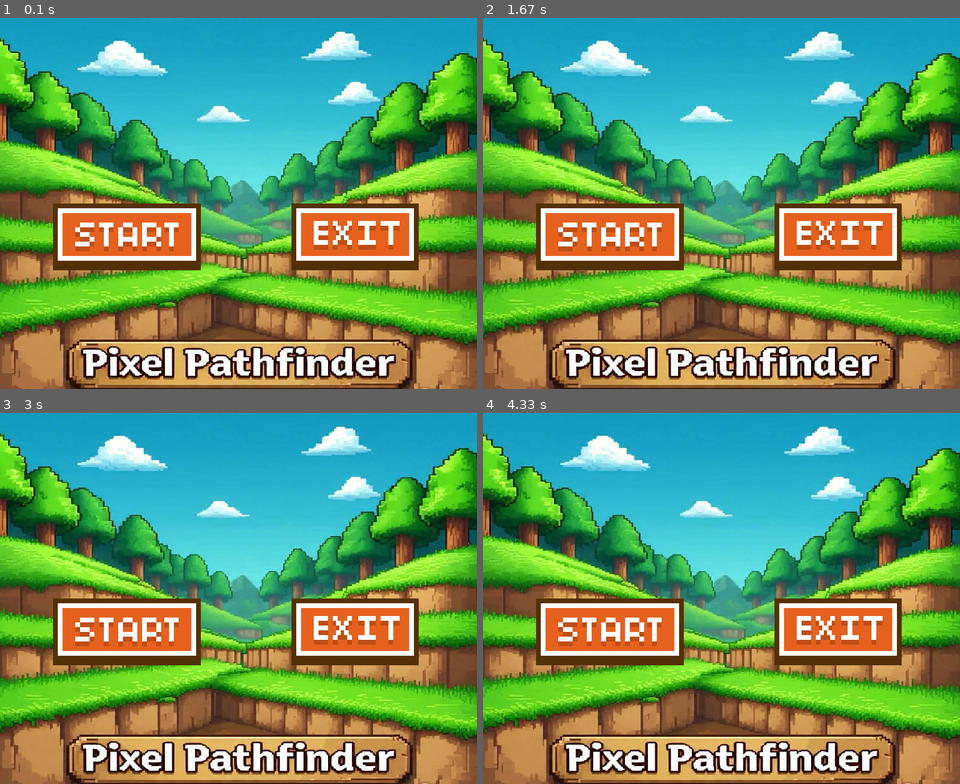
Above: before the commit, frames 1-4 (two rows, left to right).
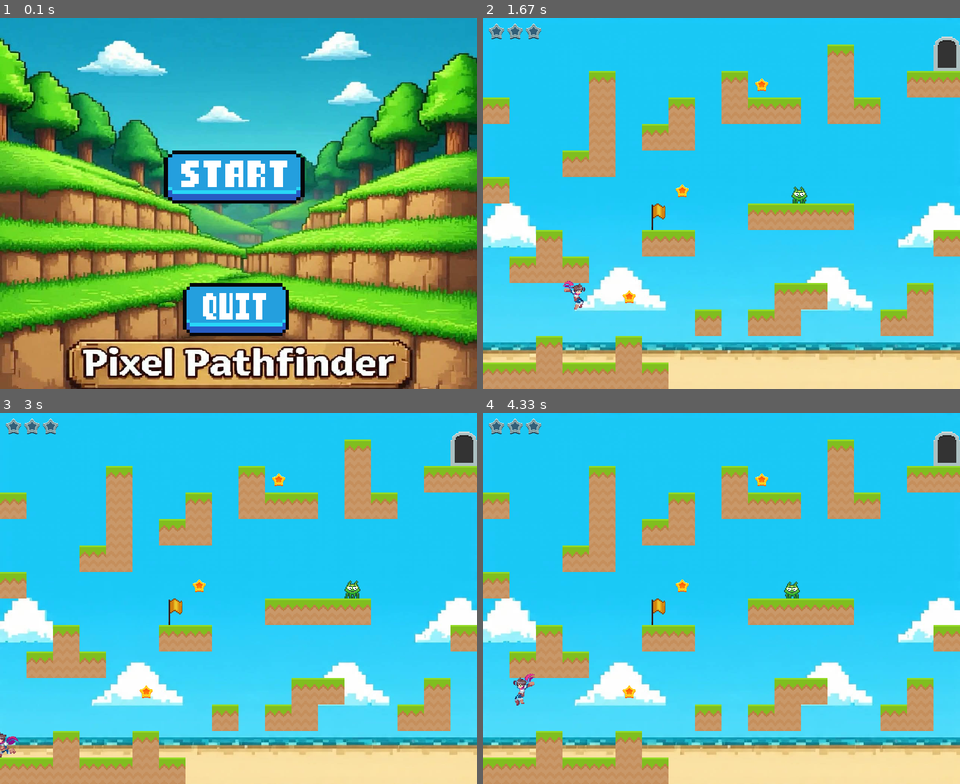
Above: after the commit, the same moments.

Repository: 8mvr/Python-pygame
Game: pygame game, started from main.py
The game is run twice, just before and just after one commit, with the same random seed, the same clock (stepped at 60 frames per second) and the same inputs.
Inputs (mouse positions are in pixels of both pictures, inside the frame that each line leads up to):
- Up to frame 1 (0.1 s): no input
- Up to frame 2 (1.67 s): click (683, 177) at 0.38 s; hold P 0.67-1.13 s; hold Right 0.67-1.13 s; move the mouse to (726, 229) at 0.7 s; hold Right 1.17-1.63 s; tap Space at 1.23, 1.53 s
- Up to frame 3 (3 s): hold Right 1.67-2.13 s; tap Space at 1.73, 2.03, 2.23, 2.53, 2.8 s; hold Left 2.17-2.7 s; hold Left from 2.73 s (still down)
- Up to frame 4 (4.33 s): tap Space at 3.1, 3.23, 3.53, 3.9, 4.2 s; release Left at 3.13 s; hold Right 3.17-3.8 s; hold Left 3.83-4.3 s

The runs differ from the first frame. In frame 1, 18% of the frame differs, in the area x 11-88%, y 35-86%; in frame 2, 99%, in the area x 0-100%, y 0-100%; in frame 3, 99%; in frame 4, 99%.

Commit message:
Add new assets: button_resume.png, enemies-spritesheet.png, and flag.gif
- Introduced button_resume.png to enhance UI functionality.
- Added enemies-spritesheet.png for improved enemy character animations.
- Included flag.gif for terrain elements in the game environment.

Diff:
--- a/main.py
+++ b/main.py
@@ -33,6 +33,7 @@
 GRAVITY = 0.5
 JUMP = -10.5
 GROUND = SCREEN_HEIGHT + 10
+MAX_HEALTH = 100
 
 tile_size = 50
 game_over = 0
@@ -40,18 +41,43 @@
 level = 1
 score = 0
 current_lvl = 0
-
-# ==================== IMAGES ====================
+life = 3
+game_paused = False
+
+# ==================== SPRITE ShEET IMAGES ====================
 character_sprite = pygame.image.load("assets/MainCharacter/male_hero.png").convert_alpha()
+enemy_sprite = pygame.image.load("assets/Enemy/enemies-spritesheet.png").convert_alpha()
 
 # button image
-restart_img = pygame.image.load("assets/img/restart_btn.png")
-restart_img = pygame.transform.scale(restart_img, (300, 100))
-start_img = pygame.image.load("assets/img/start_btn.png")
-exit_img = pygame.image.load("assets/img/exit_btn.png")
-
-star_icon = pygame.image.load("assets/img/s1.png")
-star_icon = pygame.transform.scale(star_icon, (30, 30))
+button_img = pygame.image.load("assets/Buttons/Blue_Buttons_Pixel.png").convert_alpha()
+
+def get_button(sheet, x, y, w, h, scale=2):
+    img = pygame.Surface((w, h), pygame.SRCALPHA)
+    img.blit(sheet, (0, 0), (x, y, w, h))
+    return pygame.transform.scale(img, (w * scale, h * scale))
+
+start_btn = get_button(button_img,  -16, 48, 48, 16)
+start_btn = pygame.transform.scale(start_btn, (400, 100))
+
+settings_btn = get_button(button_img,  0, 64, 64, 16)
+
+quit_btn = get_button(button_img, 80, 32, 32, 16)
+quit_btn = pygame.transform.scale(quit_btn, (200, 100))
+# resume_img = pygame.image.load("assets/Buttons/button_resume.png")
+# option_img = pygame.image.load("assets/Buttons/button_options.png")
+# quit_img = pygame.image.load("assets/Buttons/button_quit.png")
+
+# restart_img = pygame.image.load("assets/img/restart_btn.png")
+# restart_img = pygame.transform.scale(restart_img, (300, 100))
+# start_img = pygame.image.load("assets/img/start_btn.png")
+# exit_img = pygame.image.load("assets/img/exit_btn.png")
+
+# stars images
+star_gray = pygame.image.load("assets/img/s2.png")
+star_gray = pygame.transform.scale(star_gray, (30, 30))
+
+star_yellow = pygame.image.load("assets/img/s1.png")
+star_yellow = pygame.transform.scale(star_yellow, (30, 30))
 
 # background images
 menu_bg = pygame.image.load("assets/Background/background4.jpg")
@@ -67,8 +93,8 @@
 bg = [menu_bg, lvl_1, lvl_2, lvl_3]
 
 # ==================== SOUND ====================
-# pygame.mixer.music.load("assets/img/music.wav")
-# pygame.mixer.music.play(-1, 0.0, 5000)
+pygame.mixer.music.load("assets/img/music.wav")
+pygame.mixer.music.play(-1, 0.0, 5000)
 star_sound = pygame.mixer.Sound("assets/audio/notice.wav")
 star_sound.set_volume(0.5)
 jump_sound = pygame.mixer.Sound("assets/audio/jump.wav")
@@ -89,20 +115,41 @@
     image.set_colorkey(BLACK)
     return image
 
+collected_stars = set()
+activated_checkpoints = set()
+killed_enemies = set()
 def levels(lvl_index):
-    global world, spike_group, platform_group, door_group, star_group, current_lvl
+    global world, spike_group, platform_group, door_group, star_group, checkpoint_group, enemy_group, current_lvl
     current_lvl = lvl_index
     spike_group = pygame.sprite.Group()
     platform_group = pygame.sprite.Group()
     door_group = pygame.sprite.Group()
     star_group = pygame.sprite.Group()
+    checkpoint_group = pygame.sprite.Group()
+    enemy_group = pygame.sprite.Group()
     world = World(MAP[lvl_index])
+
+    # restore collected stars
+    for star in star_group.sprites():
+        if star.grid_pos in collected_stars:
+            star.kill()
+
+    # restore activated checkpoints
+    for check in checkpoint_group:
+        if check.grid_pos in activated_checkpoints:
+            check.activated = True
+
+    # restore killed enemies
+    for enemy in enemy_group.sprites():
+        if enemy.grid_pos in killed_enemies:
+            enemy.kill()
 
 ANIMATIONS = {
     "idle": (10, 128),
     "run": (10, 768),
     "jump": (6, 1280),
     "fall": (4, 1408),
+    "damage" : (6, 2944),
     "death": (23, 3072)
 }
 
@@ -115,8 +162,8 @@
         [2,0,0,0,1,0,0,2,0,1,2,2,0,1,2,0,0,0],
         [0,0,0,0,1,0,2,1,0,0,0,0,0,0,0,0,0,0],
         [0,0,0,2,1,0,0,0,0,0,0,0,0,0,0,0,0,0],
-        [2,0,0,0,0,0,0,6,0,0,0,0,2,0,0,0,0,0],
-        [0,0,0,0,0,0,0,0,0,0,2,2,1,2,0,0,0,0],
+        [2,0,0,0,0,0,0,6,0,0,9,0,0,0,0,0,0,0],
+        [0,0,0,0,0,0,8,0,0,0,2,2,2,2,0,0,0,0],
         [0,0,2,0,0,0,2,2,0,0,0,0,0,0,0,0,0,2],
         [0,2,1,2,0,0,0,0,0,0,0,0,0,0,0,0,0,0],
         [0,0,0,0,0,6,0,0,0,0,0,2,2,0,0,0,2,0],
@@ -226,6 +273,12 @@
                 if tile == 7:
                     door = Door(x *tile_size, y * tile_size - (tile_size // 2) + 10)
                     door_group.add(door)
+                if tile == 8:
+                    check = Checkpoint(x * tile_size, y * tile_size - 15)
+                    checkpoint_group.add(check)
+                if tile == 9:
+                    enemy = Enemy(x * tile_size, y * tile_size + 10, enemy_sprite)
+                    enemy_group.add(enemy)
 
                 x += 1
             y += 1
@@ -315,6 +368,61 @@
         self.image = pygame.transform.scale(img, (tile_size // 2, tile_size // 2))
         self.rect = self.image.get_rect()
         self.rect.center = (x, y)
+        self.grid_pos = (x, y)
+
+# ==================== CHECKPOINT ====================
+class Checkpoint(pygame.sprite.Sprite):
+    def __init__(self, x, y):
+        pygame.sprite.Sprite.__init__(self)
+        img = pygame.image.load("assets/Terrain/flag.gif")
+        self.image = pygame.transform.scale(img, (tile_size, tile_size * 1.3))
+        self.rect = self.image.get_rect(topleft=(x, y))
+        self.grid_pos = (x, y)
+        self.activated = False
+
+# ==================== ENEMY ====================
+class Enemy(pygame.sprite.Sprite):
+    def __init__(self, x, y, sprite_sheet):
+        pygame.sprite.Sprite.__init__(self)
+        self.sprite_sheet = sprite_sheet
+        self.grid_pos = (x, y)
+        self.anim_frames = [
+            get_image(sprite_sheet, i, 20, 20, 2, 200)
+            for i in range(4)
+        ]
+        self.frame = 0
+        self.last_update = pygame.time.get_ticks()
+        self.anim_cooldown = 120
+
+        self.image = self.anim_frames[0]
+        self.rect = self.image.get_rect(topleft=(x, y))
+        self.outline = self.rect.inflate(-20, -10)
+
+        self.speed = 1
+        self.direction = 1
+        self.move_distance = 150
+        self.start_x = x
+        self.move_count = 0
+
+    def update(self):
+        current_time = pygame.time.get_ticks()
+        if current_time - self.last_update > self.anim_cooldown:
+            self.frame = (self.frame + 1) % len(self.anim_frames)
+            self.last_update = current_time
+
+        self.rect.x += self.speed * self.direction
+        self.outline.center = self.rect.center
+        self.move_count += self.speed
+
+        if abs(self.move_count) >= self.move_distance:
+            self.direction *= -1
+            self.move_count = 0
+
+        img = self.anim_frames[self.frame]
+        if self.direction == -1:
+            img = pygame.transform.flip(img, True, False)
+            img.set_colorkey(BLACK)
+        self.image = img
 
 # ==================== PLAYER ====================
 class Player(pygame.sprite.Sprite):
@@ -378,7 +486,7 @@
 
             self.velY += GRAVITY
 
-            # player  hitnox
+            # player  hitbox
             self.outline.center = self.rect.center
             movement = [self.velX, self.velY]
             self.outline, collisions = world.move(self.outline, movement)
@@ -391,6 +499,7 @@
             if self.outline.top < 0: # top
                 self.outline.top = 0
             if self.outline.bottom > GROUND: # void
+                self.health = 0
                 self.dead = True
                 self.velX = 0
                 self.velY = 0
@@ -413,6 +522,7 @@
             # ===== COL =====
             for spike in spike_group:
                 if self.outline.colliderect(spike.rect):
+                    self.health = 0
                     self.dead = True
                     self.velX = 0
                     self.velY = 0
@@ -424,12 +534,15 @@
 
             for door in door_group:
                 if self.outline.colliderect(door):
-                    self.velX = 0
-                    self.velY = 0
-                    self.action("idle")
-                    self.won = True
-
-                    return 1
+                    if len(star_group) == 0:
+                        self.velX = 0
+                        self.velY = 0
+                        self.action("idle")
+                        self.won = True
+
+                        return 1
+                    else:
+                        self.at_locked_door = True
 
             for platform in platform_group:
                 if self.outline.colliderect(platform):
@@ -458,11 +571,51 @@
             for star in star_group.sprites():
                 if self.outline.colliderect(star.rect):
                     star_sound.play()
+                    collected_stars.add(star.grid_pos)
                     star.kill()
                     score += 1
                     # print(score)
 
+            for check in checkpoint_group:
+                if self.outline.colliderect(check.rect):
+                    if not check.activated:
+                        check.activated = True
+                        activated_checkpoints.add(check.grid_pos)
+                        self.checkpoint_pos = (check.rect.centerx - self.rect.width // 2, check.rect.bottom - self.rect.height)
+
+            for enemy in enemy_group:
+                if self.outline.colliderect(enemy.outline):
+                    current_time = pygame.time.get_ticks()
+                    if current_time - self.last_hit > self.hit_cooldown:
+                        self.last_hit = current_time
+                        self.health -= 30
+                        if self.health <= 0:
+                            self.health = 0
+                            self.dead = True
+                            self.velX = 0
+                            self.velY = 0
+                            self.frame = 0
+                            game_over_sound.play()
+                            self.action("death")
+                            return -1
+                        else:
+                            game_over_sound.play()
+                            self.taking_damage = True
+                            self.action("damage")
+
             # ===== ANIMATION =====
+            if self.taking_damage:
+                if self.frame >= len(self.anim_lists["damage"]) - 1:
+                    self.taking_damage = False
+                    self.frame = 0
+                else:
+                    image = self.anim_lists[self.current_action][self.frame]
+                    if self.direction == "left":
+                        image = pygame.transform.flip(image, True, False)
+                        image.set_colorkey(BLACK)
+                    self.image = image
+
+                    return
             if not self.on_ground:
                 if self.velY < 0:
                     self.action("jump")
@@ -490,14 +643,19 @@
 
     def reset(self, x, y, sprite):
         self.sprite_sheet = sprite
+        self.health = MAX_HEALTH
         self.x = x
         self.y = y
         self.dead = False
         self.won = False
+        self.checkpoint_pos = None
 
         self.velX = 0
         self.velY = 0
         self.speed = 5
+        self.taking_damage = False
+        self.last_hit = 0
+        self.hit_cooldown = 1500
 
         self.on_ground = False
 
@@ -526,72 +684,111 @@
 # ==================== LOCATION ====================
 player = Player(-50, SCREEN_HEIGHT - 100, character_sprite)
 levels(0)
-# world = World(MAP)
-
-# button
-restart_button = Button(SCREEN_WIDTH // 2 - 150, (SCREEN_HEIGHT // 2) + 100, restart_img)
-start_button = Button(SCREEN_WIDTH // 2 - 350, SCREEN_HEIGHT // 2, start_img)
-exit_button = Button(SCREEN_WIDTH // 2 + 100, SCREEN_HEIGHT // 2, exit_img)
+
+start_btn = Button(SCREEN_WIDTH // 2 - 275, (SCREEN_HEIGHT // 2 - 100), start_btn)
+settings_btn = Button(SCREEN_WIDTH // 2 - 350, SCREEN_HEIGHT // 2, settings_btn)
+quit_btn = Button(SCREEN_WIDTH // 2 - 105, SCREEN_HEIGHT // 2 + 150, quit_btn)
 
 clock = pygame.time.Clock()
+
+death_time = None
 
 # ==================== MAIN ====================
 run = True
 while run:
     clock.tick(FPS)
 
-    # screen.fill(BROWN)
-    if main_menu == True:
+    if main_menu:
         screen.blit(bg[0], (0, 0))
-        if start_button.draw():
+        if start_btn.draw():
             main_menu = False
-        if exit_button.draw():
+        if quit_btn.draw():
             run = False
     else:
         bg_index = min(level, len(bg) - 1)
         screen.blit(bg[bg_index], (0, 0))
 
-        # score
-        screen.blit(star_icon, (10, 10))
-        text(" = " + str(score), font_score, WHITE, tile_size - 10, 10)
+        # score stars
+        for i in range(3):
+            img = star_yellow if i < score else star_gray
+            screen.blit(img, (10 + i * 35, 10))
 
         GAME_OVER = player.update(world, game_over)
-        # print(GAME_OVER)
         platform_group.update()
+        enemy_group.update()
 
         world.draw()
         spike_group.draw(screen)
         platform_group.draw(screen)
         door_group.draw(screen)
         star_group.draw(screen)
+        checkpoint_group.draw(screen)
+        enemy_group.draw(screen)
         player.draw(screen)
 
-        # if player died
+        # ===== PLAYER DIED =====
         if GAME_OVER == -1:
-            text("GAME OVER!", font, BLUE, (SCREEN_WIDTH // 2) - 200, SCREEN_HEIGHT // 2)
-            if restart_button.draw():
-                levels(current_lvl)
-                score = 0
-                player.reset(-50, SCREEN_HEIGHT - 100, character_sprite)
-                GAME_OVER = 0
+            now = pygame.time.get_ticks()
+
+            if death_time is None:
+                death_time = now
+
+            elapsed = now - death_time
+
+            if life - 1 <= 0:
+                text("GAME OVER!", font, BLUE, (SCREEN_WIDTH // 2) - 200, SCREEN_HEIGHT // 2 - 80)
+
+                if start_btn.draw():
+                    life -= 1
+                    collected_stars.clear()
+                    activated_checkpoints.clear()
+                    level = 1
+                    levels(0)
+                    score = 0
+                    life = 3
+                    death_time = None
+                    player.reset(-50, SCREEN_HEIGHT - 100, character_sprite)
+                    GAME_OVER = 0
+
+                if quit_btn.draw():
+                    run = False
+
+            else:
+                text("GAME OVER!", font, BLUE, (SCREEN_WIDTH // 2) - 200, SCREEN_HEIGHT // 2)
+
+                if elapsed >= 2000:
+                    life -= 1
+                    spawn = player.checkpoint_pos if player.checkpoint_pos else (-50, SCREEN_HEIGHT - 100)
+                    levels(current_lvl)
+                    player.reset(spawn[0], spawn[1], character_sprite)
+                    player.checkpoint_pos = spawn
+                    death_time = None
+                    GAME_OVER = 0
+
+        else:
+            death_time = None
 
         # win ++ level
         if GAME_OVER == 1:
             level += 1
             if level <= len(MAP):
+                collected_stars.clear()
                 levels(level - 1)
                 score = 0
                 player.reset(-50, SCREEN_HEIGHT - 100, character_sprite)
                 GAME_OVER = 0
             else:
-                text("YOU WIN!", font, BLUE, ((SCREEN_WIDTH // 2) - 140), SCREEN_HEIGHT // 2)
-                if restart_button.draw():
+                text("YOU WIN!", font, BLUE, (SCREEN_WIDTH // 2) - 140, SCREEN_HEIGHT // 2)
+                if start_btn.draw():
                     level = 1
                     levels(0)
                     score = 0
                     player.reset(-50, SCREEN_HEIGHT - 100, character_sprite)
 
     for event in pygame.event.get():
+        if event.type == pygame.KEYDOWN:
+            if event.key == pygame.K_p:
+                game_paused = not game_paused
         if event.type == pygame.QUIT:
             run = False
 
Binary file added: assets/Buttons/Blue_Buttons_Pixel.png
Binary file added: assets/Buttons/button_back.png
Binary file added: assets/Buttons/button_options.png
Binary file added: assets/Buttons/button_quit.png
Binary file added: assets/Buttons/button_resume.png
Binary file added: assets/Enemy/enemies-spritesheet.png
Binary file added: assets/Terrain/flag.gif
